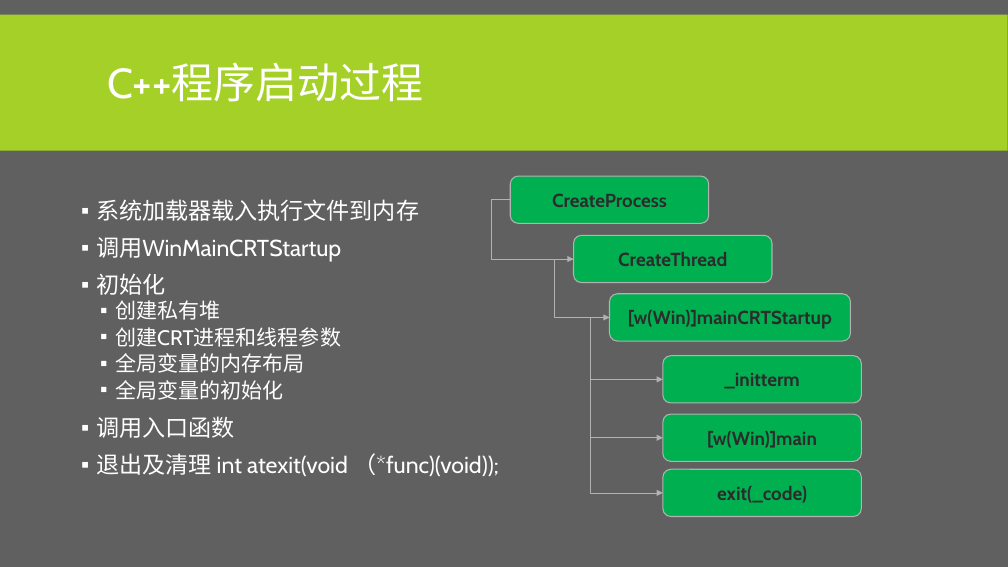
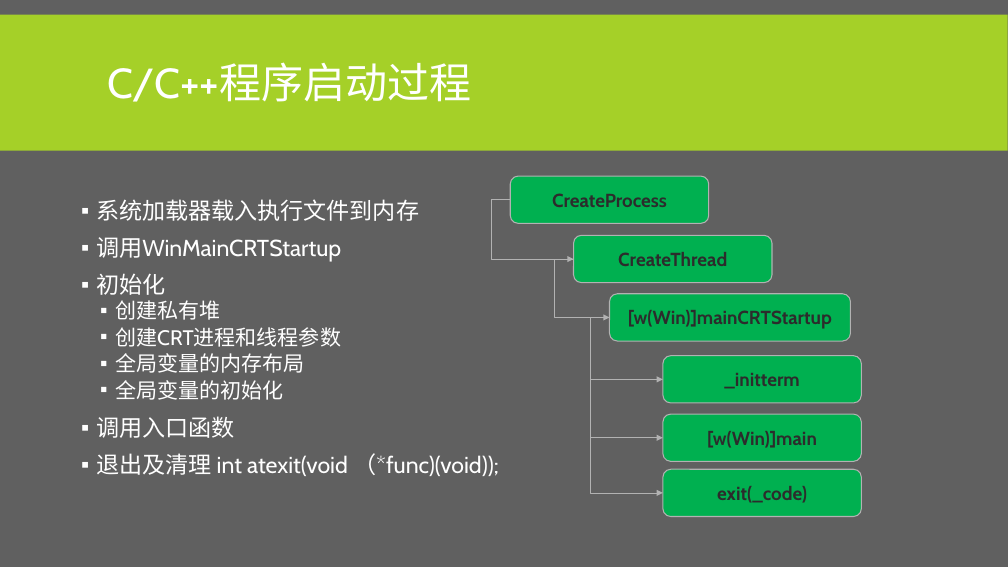
Before and after one commit to albertclass/Lessons, a slide deck: slide 52 of advance c++/courseware.pptx (slide 43 before the commit). Drawn at 1008x567 pixels with LibreOffice and Linux fonts; fonts in the diff are those of the drawing. Boxes give left, top, right and bottom in pixels: in the first picture for what was removed or moved away, otherwise in the second. Text is boxed around its words. In the diff, an @@ line names an element or a change of style, - is before the commit and + after.

```diff
--- a/advance c++/courseware.pptx
+++ b/advance c++/courseware.pptx
@@ title at bbox=[107, 63, 471, 102]: text changed @@
-C++程序启动过程
+C/C++程序启动过程
```
Also in this commit, not shown: 12 other slides changed, 14 slides added, 2 slides removed, 2 other files.
